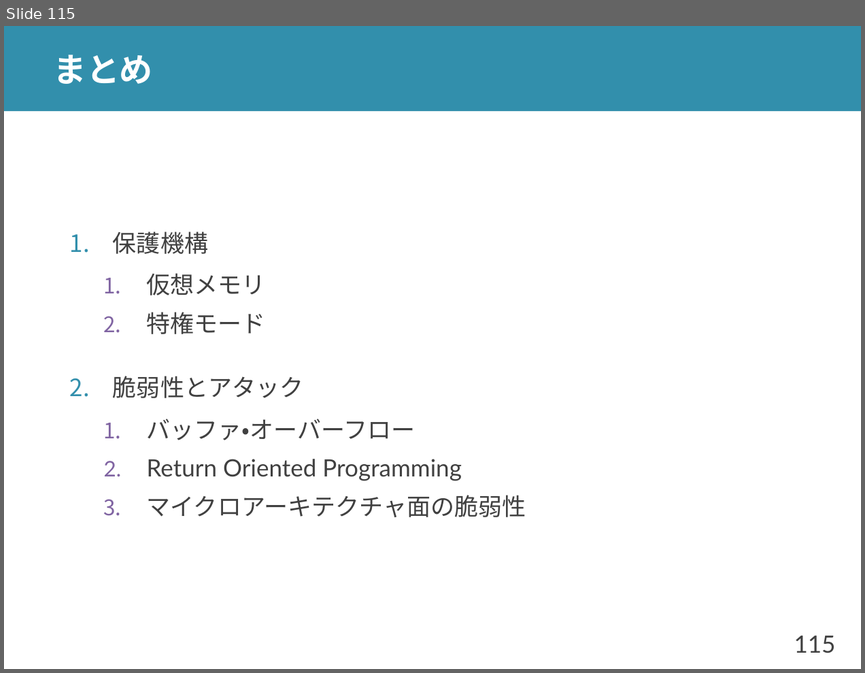
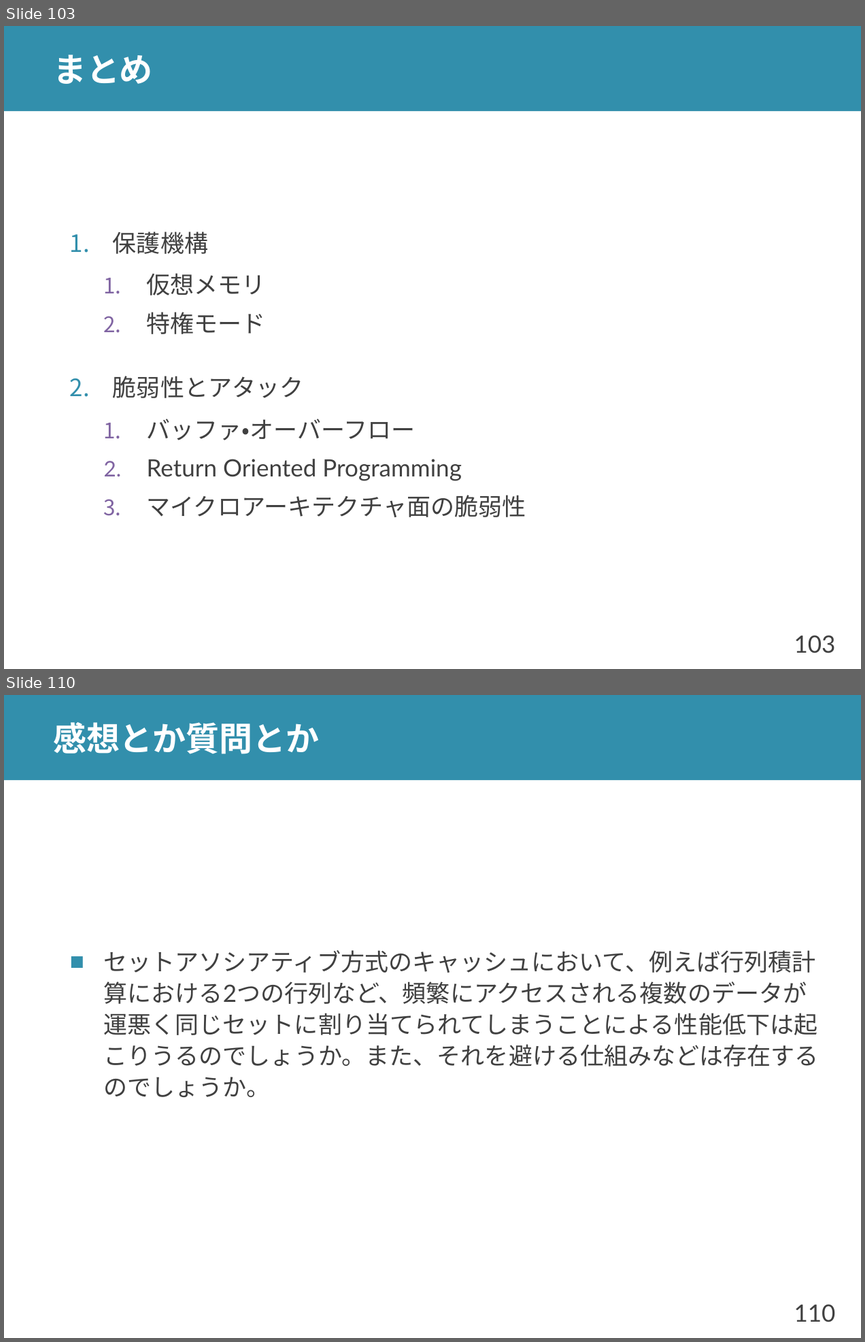
Before and after one commit to shioyadan/advanced-computer-organization, a slide deck: aco-shioya-13.pptx. Shown one above the other, each under a label of ours: slide 115 before the commit, slides 103 and 110 after it; the slides between them are not shown. The pictures are 865x673 and 865x1342 pixels, drawn with LibreOffice and Linux fonts; fonts in the diff are those of the drawing. Boxes give left, top, right and bottom in pixels: in the first picture for what was removed or moved away, otherwise in the second. Text is boxed around its words. In the diff, an @@ line names an element or a change of style, - is before the commit and + after.

```diff
--- a/aco-shioya-13.pptx
+++ b/aco-shioya-13.pptx
@@ slide 110 added at <box>4,695,861,1338</box>, background #FFFFFF; not listed: 2 template elements that a slide beside it also shows @@
@@ title added at <box>53,722,319,754</box>, 28 pt, text #FFFFFF, bold @@
+感想とか質問とか
@@ text added at <box>104,950,819,1097</box>, 20 pt, text #404040 @@
+■ セットアソシアティブ方式のキャッシュにおいて、例えば行列積計算における2つの行列など、頻繁にアクセスされる複数のデータが運悪く同じセットに割り当てられてしまうことによる性能低下は起こりうるのでしょうか。また、それを避ける仕組みなどは存在するのでしょうか。
@@ what was slide 115 is now slide 103 @@
@@ page number at <box>794,635,836,653</box>: text changed @@
-115
+103
```
Also in this commit, not shown: 8 slides changed, 7 other slides added, 14 slides removed, 1 other file.
